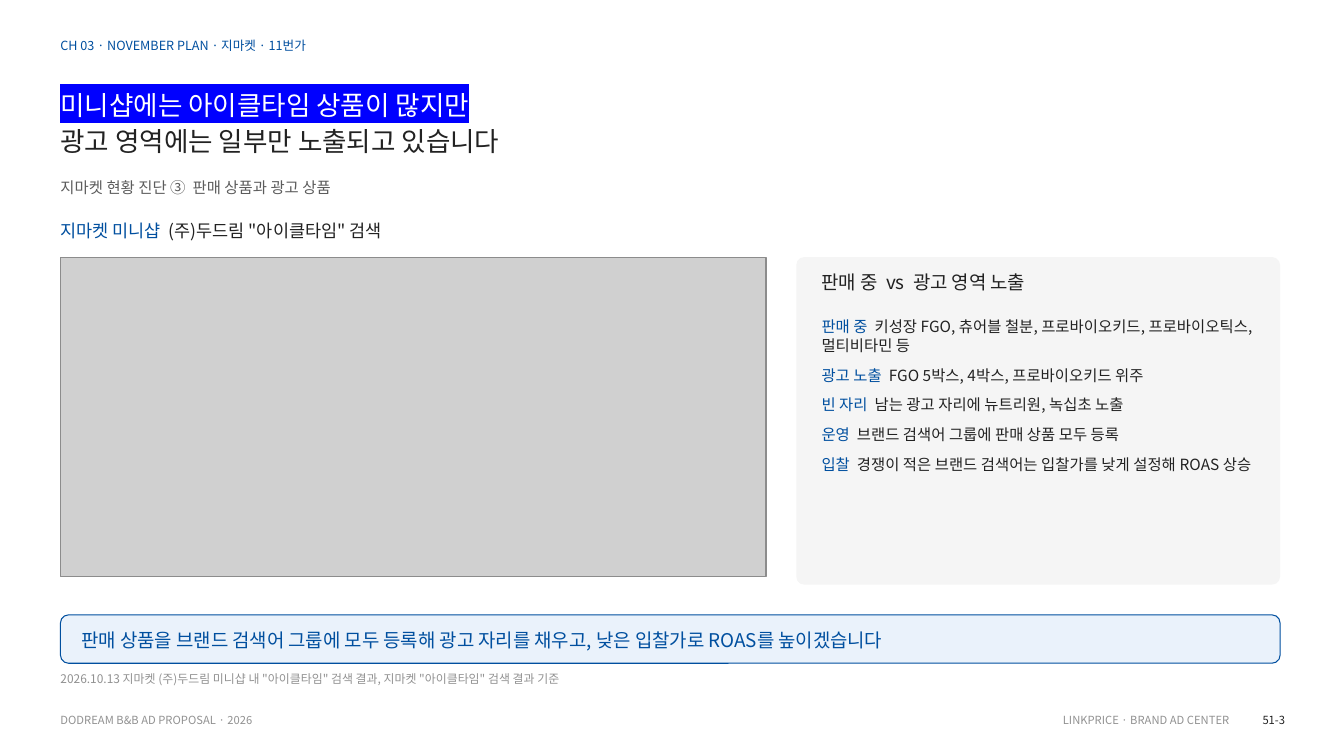
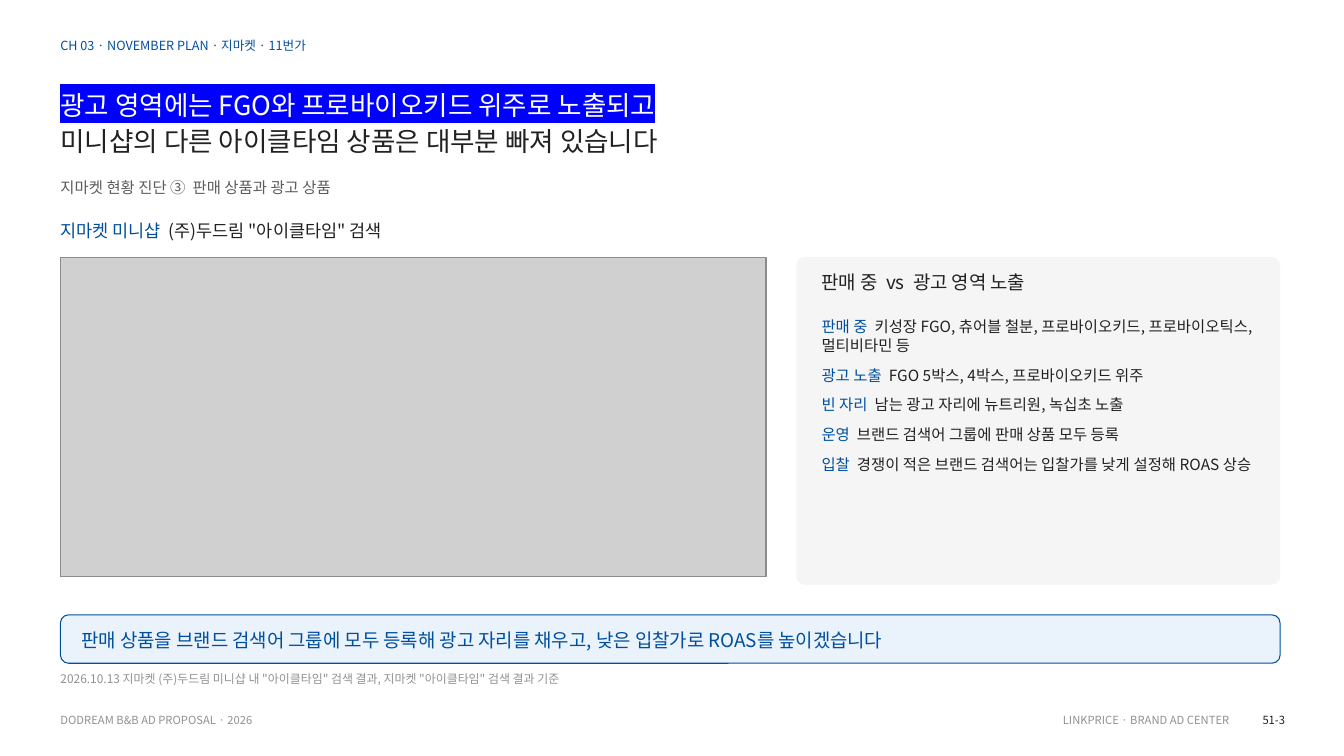
Before and after one commit to sonnet24/mypage, a slide deck: slide 11 of 두드림_11월_쿠팡_지마켓_11번가_수정.pptx. Drawn at 1344x756 pixels with LibreOffice and Linux fonts; fonts in the diff are those of the drawing; grey boxes stand for pictures. Boxes give left, top, right and bottom in pixels: in the first picture for what was removed or moved away, otherwise in the second. Text is boxed around its words. In the diff, an @@ line names an element or a change of style, - is before the commit and + after.

```diff
--- a/두드림_11월_쿠팡_지마켓_11번가_수정.pptx
+++ b/두드림_11월_쿠팡_지마켓_11번가_수정.pptx
@@ text at box(60, 87, 658, 153): text changed; text colour #222222 to #FFFFFF @@
-미니샵에는 아이클타임 상품이 많지만
-광고 영역에는 일부만 노출되고 있습니다
+광고 영역에는 FGO와 프로바이오키드 위주로 노출되고
+미니샵의 다른 아이클타임 상품은 대부분 빠져 있습니다
```
Also in this commit, not shown: 3 other slides changed.
